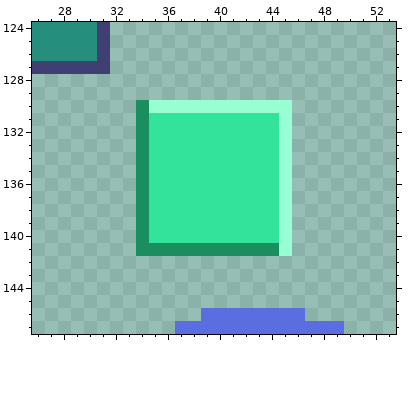
Edited in one commit: pixel-art file (res/atlas/tiles.aseprite). That is the earlier state.
256x256 pixels, 1 frame. Pixels under 10% opacity are left out. Colours within 5 levels of each other are drawn and written as one. Shown: x 26..53, y 124..147.
After the commit:
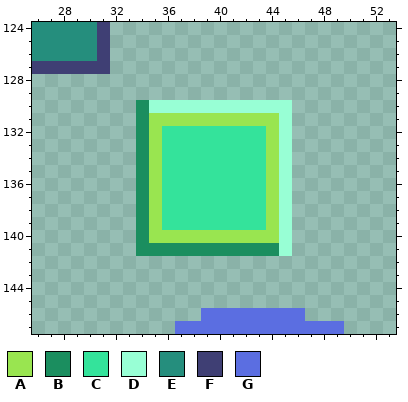
Palette (. is transparent): A #99e550  B #1b8e5f  C #34e39b  D #98ffd5  E #258e7d  F #3f3f74  G #5b6ee1
The edit:
@@ x 33..46 @@
 130 .BDDDDDDDDDDD.
-131 .BCCCCCCCCCCD.
-132 .BCCCCCCCCCCD.
-133 .BCCCCCCCCCCD.
-134 .BCCCCCCCCCCD.
-135 .BCCCCCCCCCCD.
-136 .BCCCCCCCCCCD.
-137 .BCCCCCCCCCCD.
-138 .BCCCCCCCCCCD.
-139 .BCCCCCCCCCCD.
-140 .BCCCCCCCCCCD.
+131 .BAAAAAAAAAAD.
+132 .BACCCCCCCCAD.
+133 .BACCCCCCCCAD.
+134 .BACCCCCCCCAD.
+135 .BACCCCCCCCAD.
+136 .BACCCCCCCCAD.
+137 .BACCCCCCCCAD.
+138 .BACCCCCCCCAD.
+139 .BACCCCCCCCAD.
+140 .BAAAAAAAAAAD.
 141 .BBBBBBBBBBBD.
Pixel boxes of the changes (left, top, right, bottom) in both pictures:
changed: (149, 113, 279, 243)
